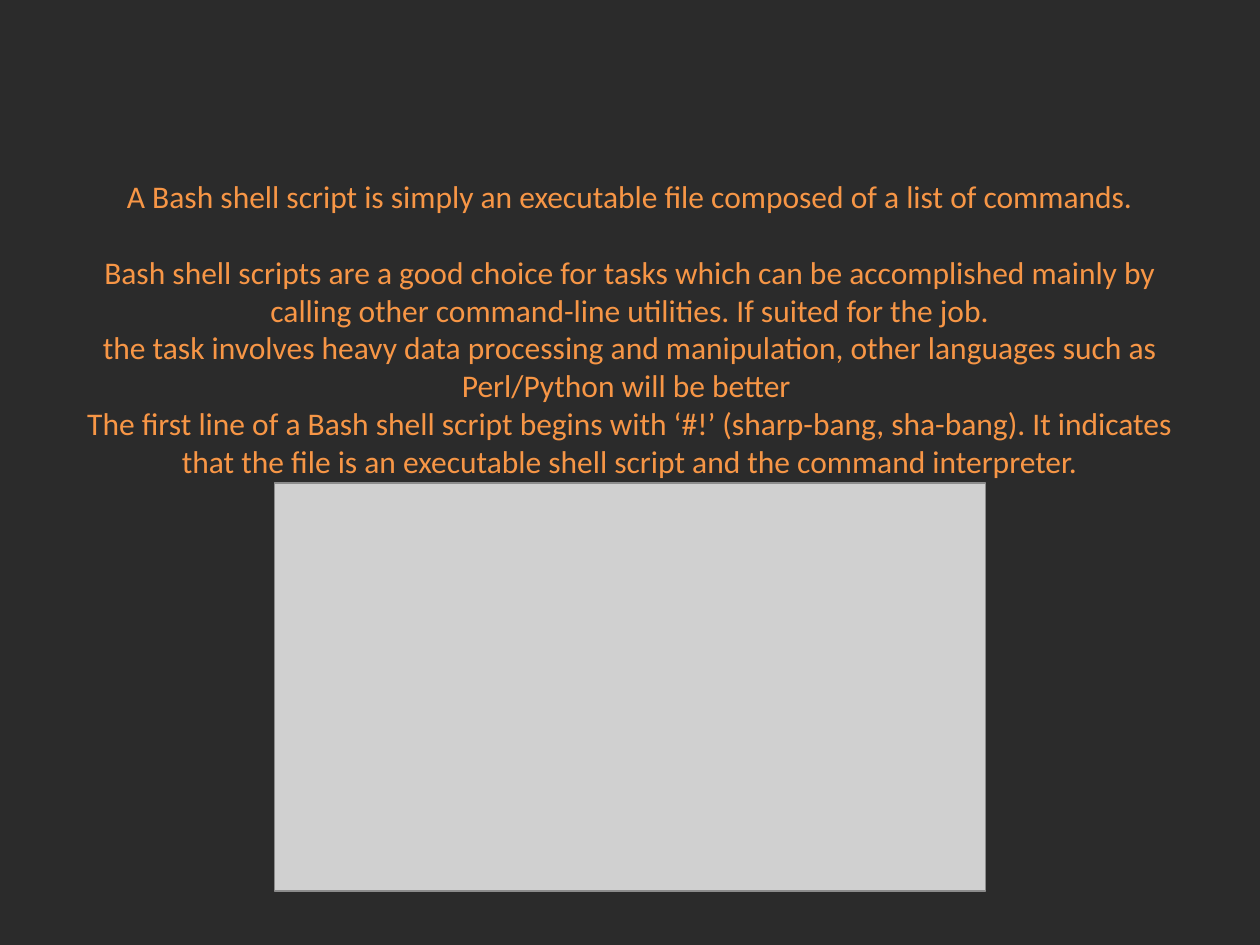
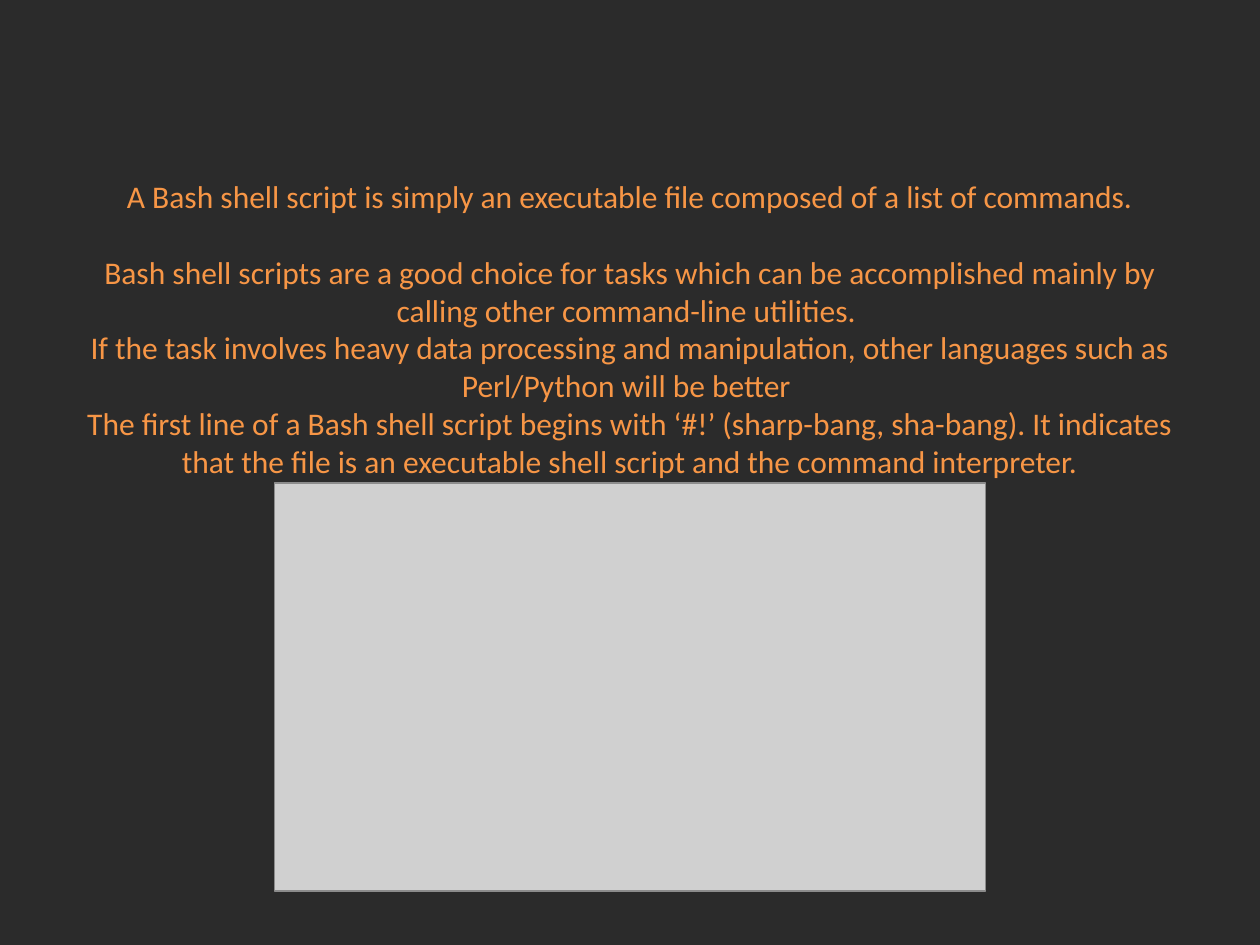
Before and after one commit to Academy-Soft-Intellect/Linux-Course, a slide deck: slide 1 of 15.BashScripting/15-Bash_Scripting.pptx. Drawn at 1260x945 pixels with LibreOffice and Linux fonts; fonts in the diff are those of the drawing; grey boxes stand for pictures; background and template pictures are left out; a plain dark background stands for a picture behind light text. Boxes give left, top, right and bottom in pixels: in the first picture for what was removed or moved away, otherwise in the second. Text is boxed around its words. In the diff, an @@ line names an element or a change of style, - is before the commit and + after.

```diff
--- a/15.BashScripting/15-Bash_Scripting.pptx
+++ b/15.BashScripting/15-Bash_Scripting.pptx
@@ title at bbox=[87, 186, 1171, 478]: text changed @@
-A Bash shell script is simply an executable file composed of a list of commands.
-Bash shell scripts are a good choice for tasks which can be accomplished mainly by calling other command-line utilities. If suited for the job.
-the task involves heavy data processing and manipulation, other languages such as Perl/Python will be better
-The first line of a Bash shell script begins with ‘#!’ (sharp-bang, sha-bang). It indicates that the file is an executable shell script and the command interpreter.
+A Bash shell script is simply an executable file composed of a list of commands.
+Bash shell scripts are a good choice for tasks which can be accomplished mainly by calling other command-line utilities.
+If the task involves heavy data processing and manipulation, other languages such as Perl/Python will be better
+The first line of a Bash shell script begins with ‘#!’ (sharp-bang, sha-bang). It indicates that the file is an executable shell script and the command interpreter.
```
Also in this commit, not shown: 2 other slides changed, 2 other files.
